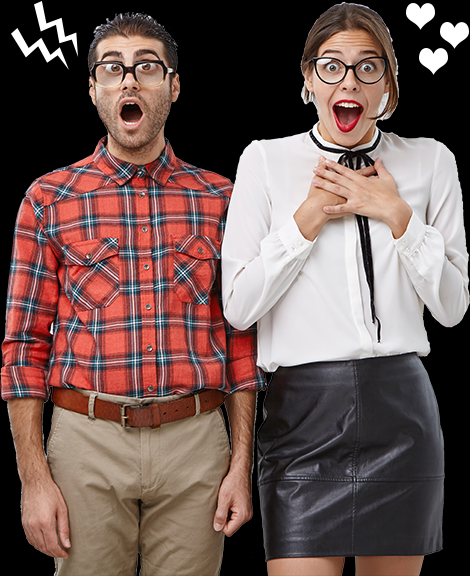
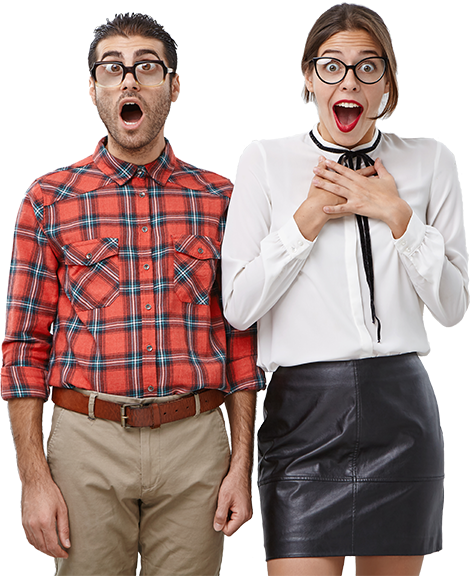
Layered file, before and after one edit (470px x 576px). Changes by layer:
hid "Layer 1" over (0, 0, 470, 576)
